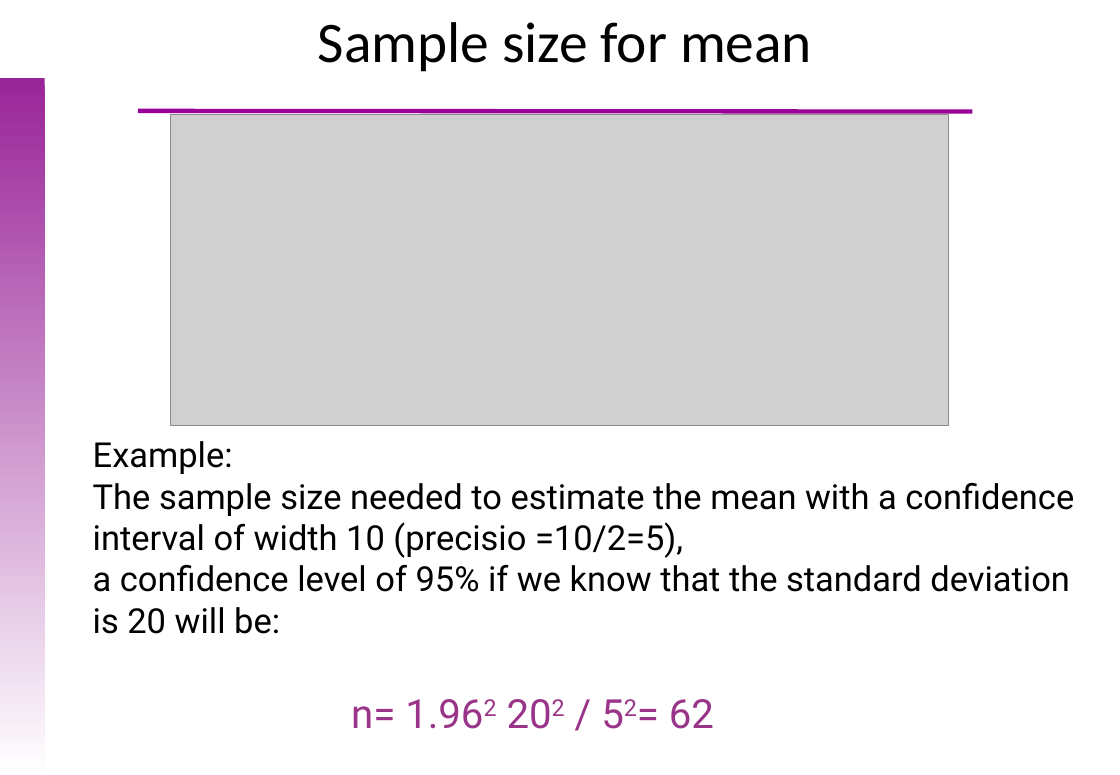
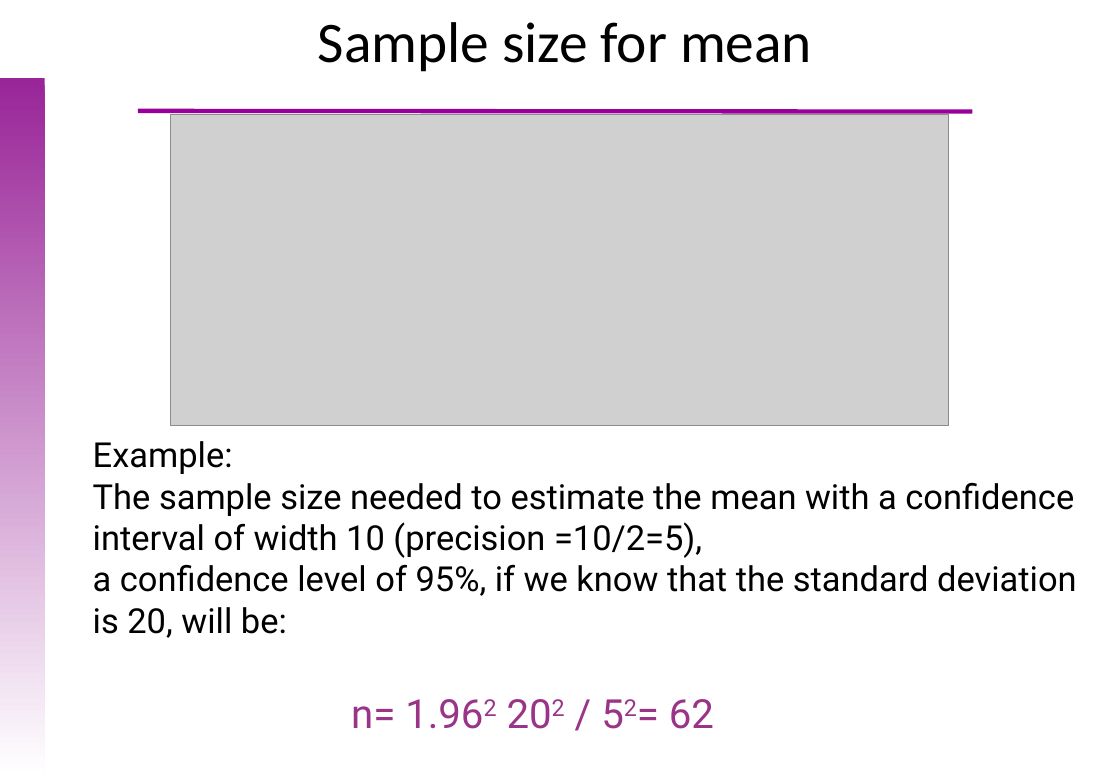
Before and after one commit to uebvhir/Course_Basic_Statistics_2019, a slide deck: slide 16 of Sessio_5/EBB_2018_Session_5_Sample_Size_(1).pptx. Drawn at 1120x775 pixels with LibreOffice and Linux fonts; fonts in the diff are those of the drawing; grey boxes stand for pictures; background and template pictures are left out. Boxes give left, top, right and bottom in pixels: in the first picture for what was removed or moved away, otherwise in the second. Text is boxed around its words. In the diff, an @@ line names an element or a change of style, - is before the commit and + after.

Commit message:
Sample SIze presentation has been updated
Some errors have been corrected and sample size for testing has been introduced (yet to be completed)

```diff
--- a/Sessio_5/EBB_2018_Session_5_Sample_Size_(1).pptx
+++ b/Sessio_5/EBB_2018_Session_5_Sample_Size_(1).pptx
@@ text at box(93, 483, 1077, 638): text changed @@
-  The sample size needed to estimate the mean with a confidence interval of width 10 (precisio =10/2=5),
-  a confidence level of 95% if we know that the standard deviation is 20 will be:
+  The sample size needed to estimate the mean with a confidence interval of width 10 (precision =10/2=5),
+  a confidence level of 95%, if we know that the standard deviation is 20, will be:
```
Also in this commit, not shown: 7 other slides changed, 3 slides added, 1 other file.
